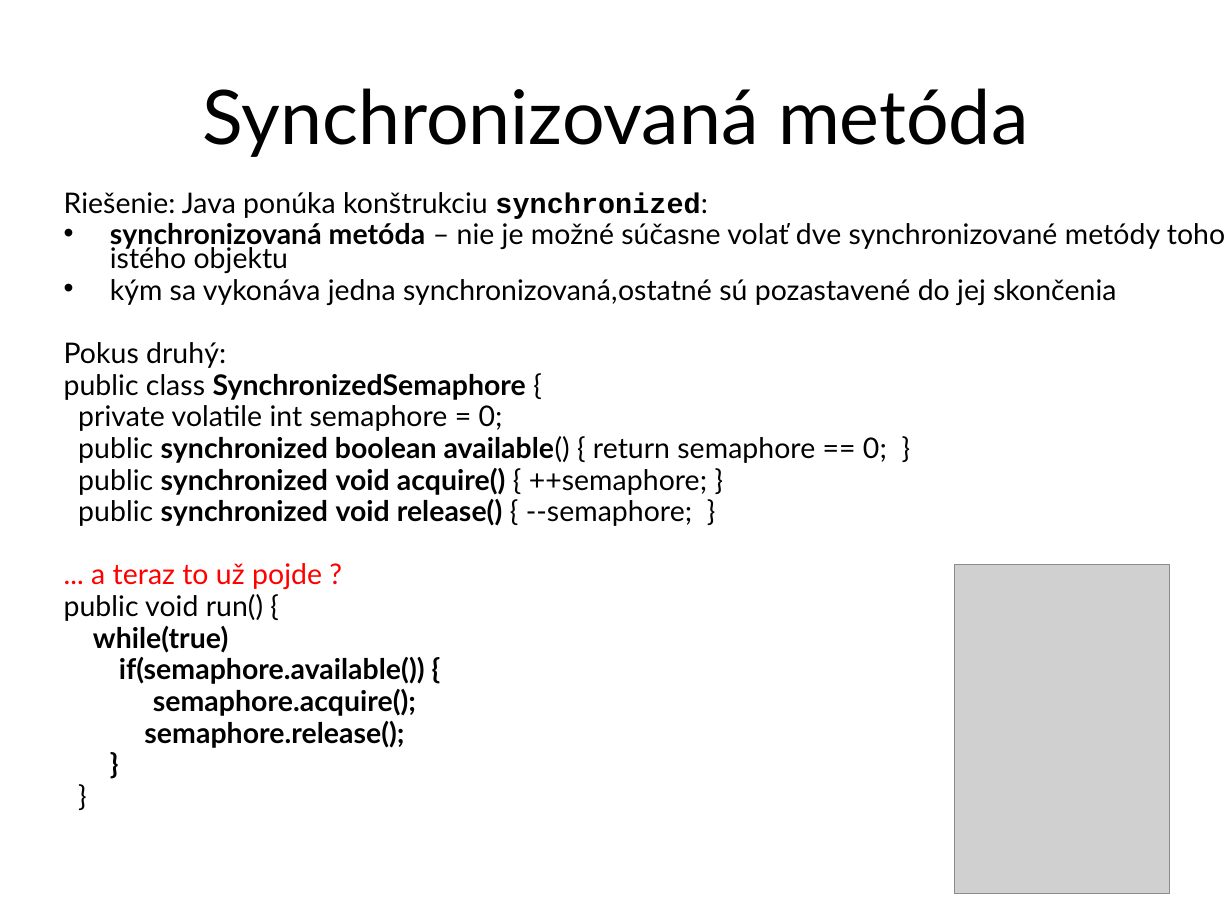
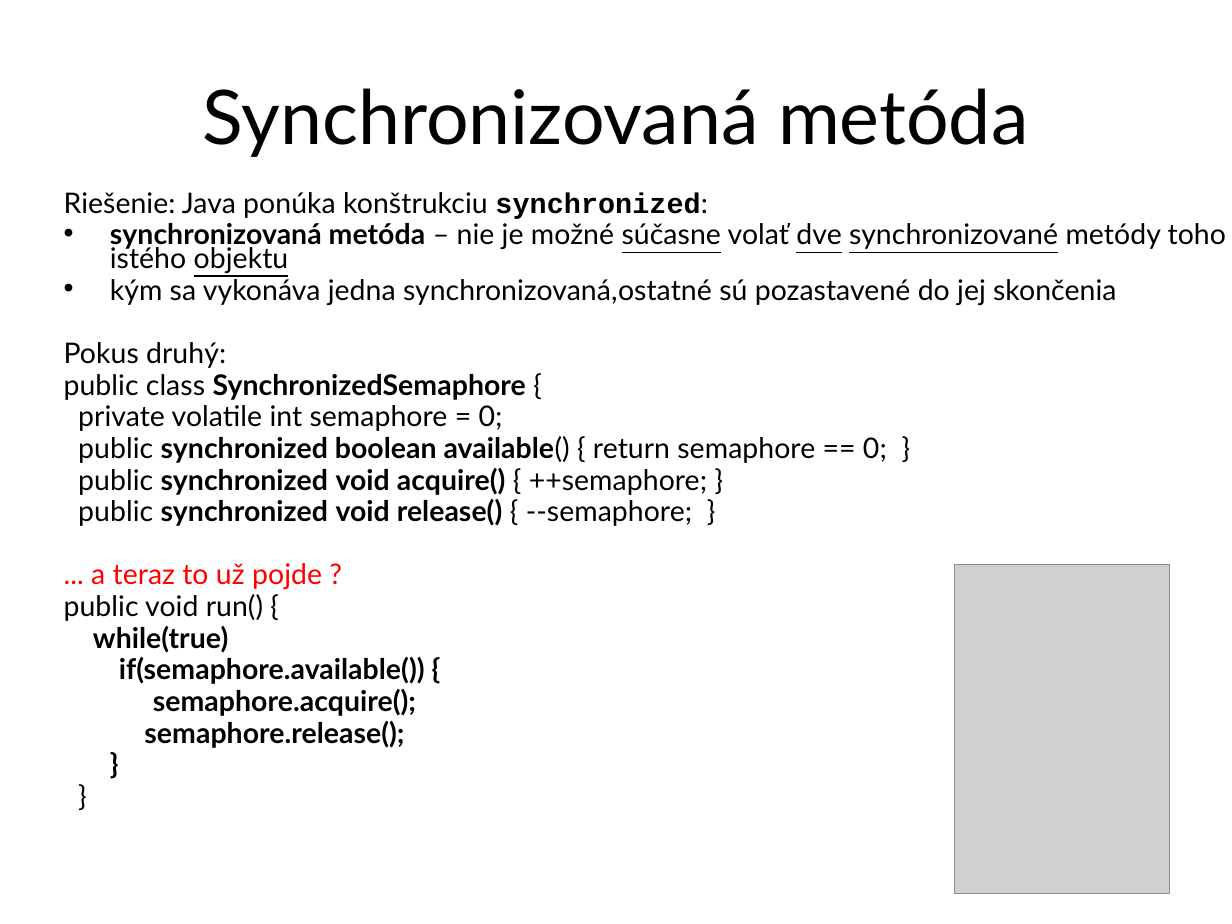
Before and after one commit to Programovanie4/Prednasky, a slide deck: slide 12 of 10/10_java.ppt. Drawn at 1232x924 pixels with LibreOffice and Linux fonts; fonts in the diff are those of the drawing; grey boxes stand for pictures. Boxes give left, top, right and bottom in pixels: in the first picture for what was removed or moved away, otherwise in the second. Text is boxed around its words. In the diff, an @@ line names an element or a change of style, - is before the commit and + after.

```diff
--- a/10/10_java.ppt
+++ b/10/10_java.ppt
@@ text at box(110, 223, 1226, 273): underline on in "súčasne dve synchronizované objektu" @@
```
Also in this commit, not shown: 7 other slides changed, 1 slide removed, 7 other files.
